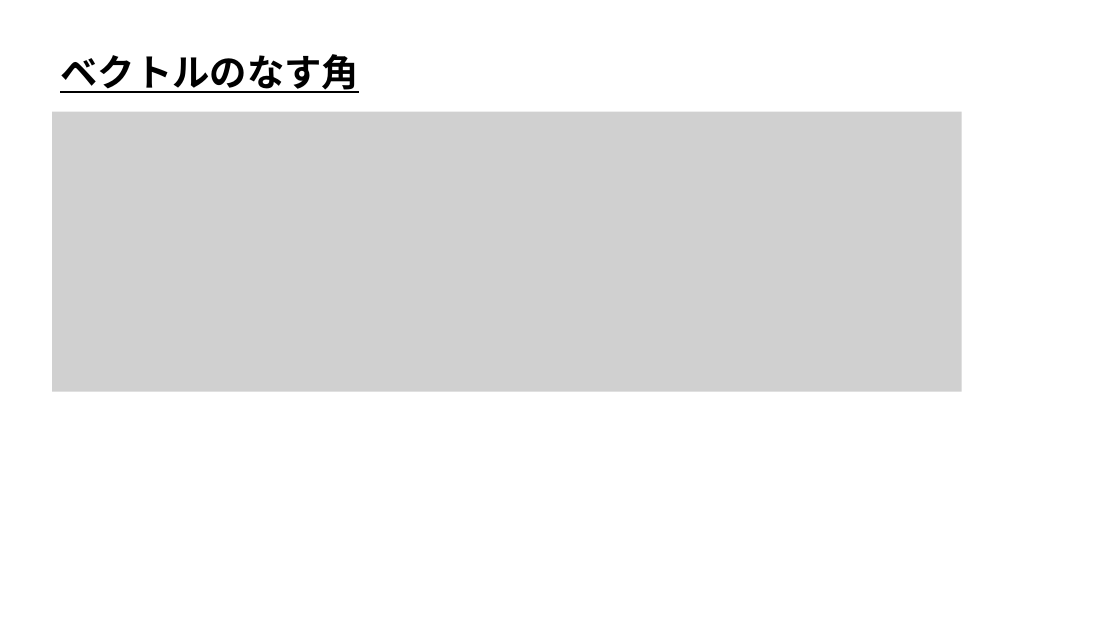
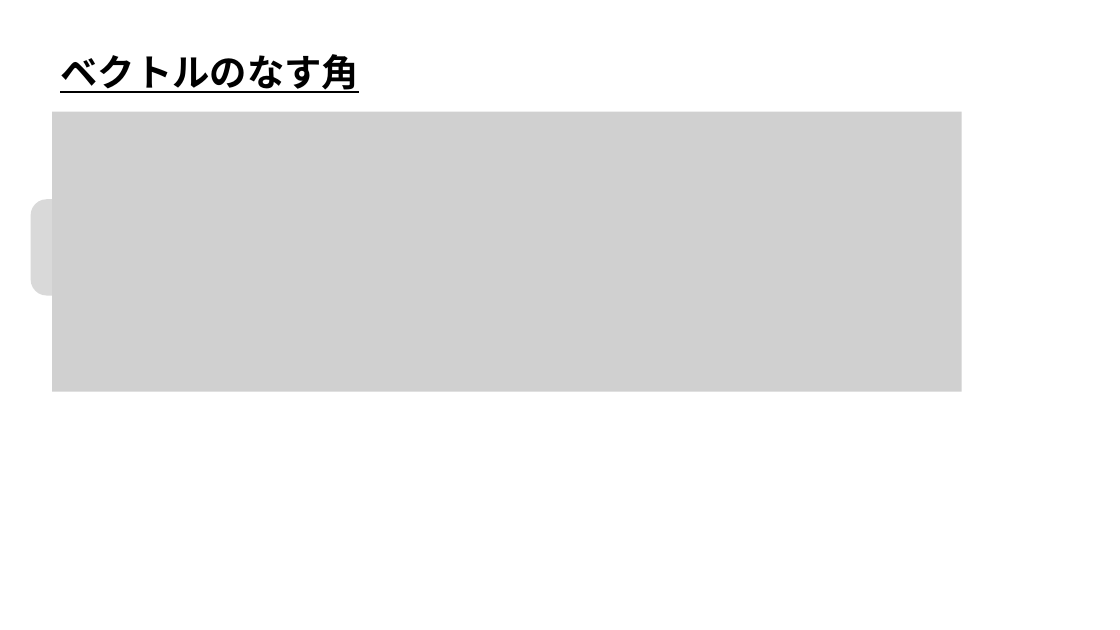
Before and after one commit to ArakiYusuke-Ohara/Textbook, a slide deck: slide 2 of ゲーム科1年/00_前期/ゲームプログラミングⅢ/ゲーム数学/座学/20_ベクトルのなす角.pptx. Drawn at 1120x630 pixels with LibreOffice and Linux fonts; fonts in the diff are those of the drawing; grey boxes stand for pictures. Boxes give left, top, right and bottom in pixels: in the first picture for what was removed or moved away, otherwise in the second. Text is boxed around its words. In the diff, an @@ line names an element or a change of style, - is before the commit and + after.

```diff
--- a/ゲーム科1年/00_前期/ゲームプログラミングⅢ/ゲーム数学/座学/20_ベクトルのなす角.pptx
+++ b/ゲーム科1年/00_前期/ゲームプログラミングⅢ/ゲーム数学/座学/20_ベクトルのなす角.pptx
@@ rounded rectangle added at [31, 199, 431, 296], fill #D9D9D9 @@
```
Also in this commit, not shown: 3 other slides changed, 2 other files.
